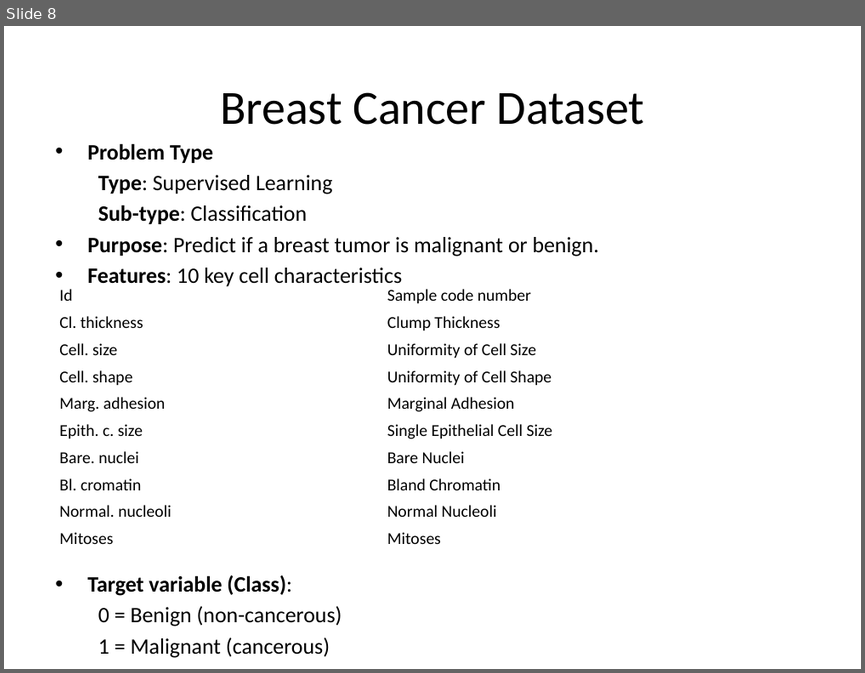
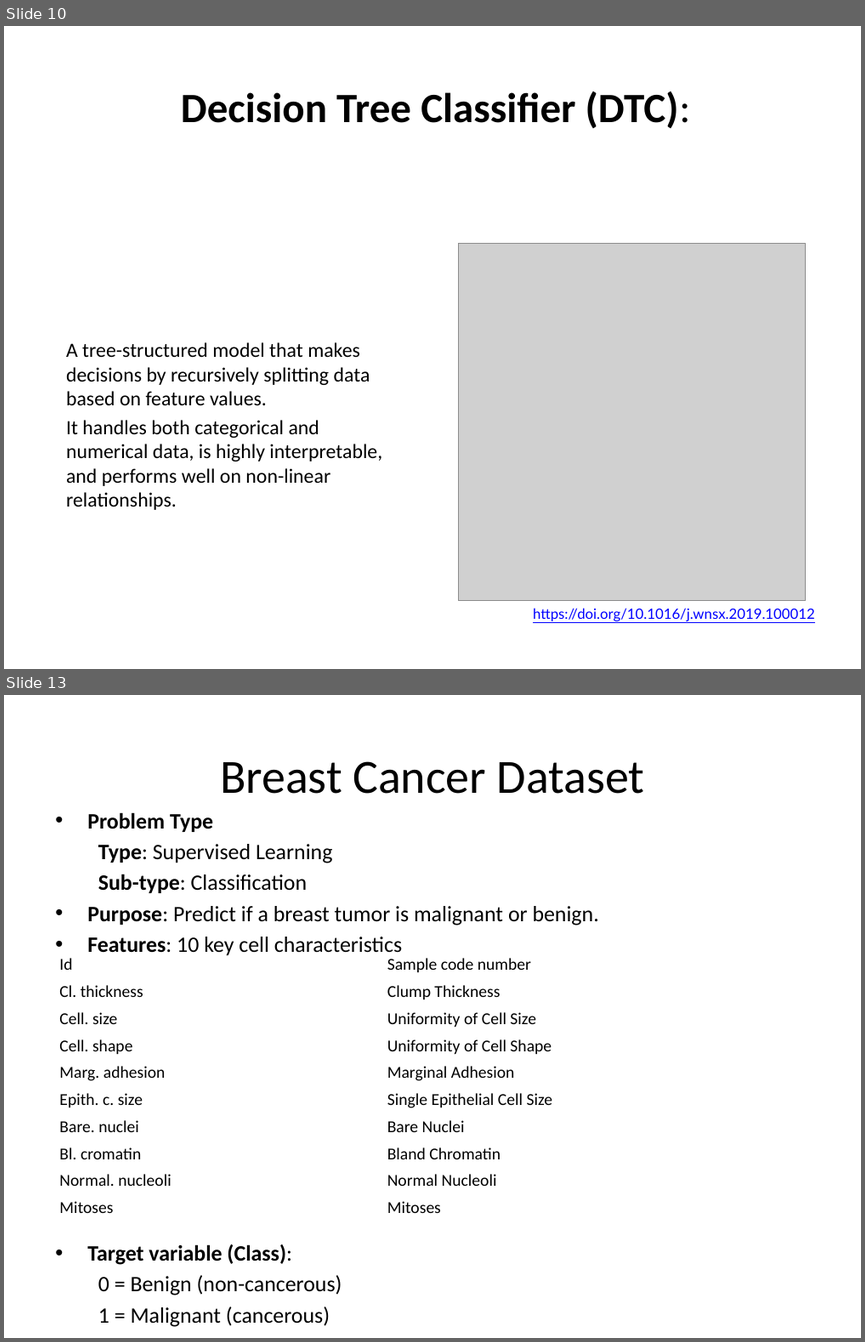
Before and after one commit to sraorao/ML_DL_intro_python_HT2025, a slide deck: Session_1_ML_DL_intro_python_MT2024.pptx. Shown one above the other, each under a label of ours: slide 8 before the commit, slides 10 and 13 after it; the slides between them are not shown. The pictures are 865x673 and 865x1342 pixels, drawn with LibreOffice and Linux fonts; fonts in the diff are those of the drawing; grey boxes stand for pictures. Boxes give left, top, right and bottom in pixels: in the first picture for what was removed or moved away, otherwise in the second. Text is boxed around its words. In the diff, an @@ line names an element or a change of style, - is before the commit and + after.

```diff
--- a/Session_1_ML_DL_intro_python_MT2024.pptx
+++ b/Session_1_ML_DL_intro_python_MT2024.pptx
@@ slide 10 added at <box>4,26,861,669</box>, background #FFFFFF @@
@@ rectangle added at <box>4,26,861,189</box>, fill #FFFFFF @@
@@ title added at <box>181,91,691,128</box>, 35 pt, text #000000, bold @@
+Decision Tree Classifier (DTC):
@@ picture added at <box>458,244,805,600</box> @@
@@ text added at <box>66,342,382,510</box>, 17 pt, text #000000 @@
+A tree-structured model that makes decisions by recursively splitting data based on feature values.
+It handles both categorical and numerical data, is highly interpretable, and performs well on non-linear relationships.
@@ text added at <box>533,607,815,621</box>, 12 pt, text #0000FF, underline @@
+https://doi.org/10.1016/j.wnsx.2019.100012
@@ what was slide 8 is now slide 13 @@
```
Also in this commit, not shown: 8 slides changed, 11 other slides added.
